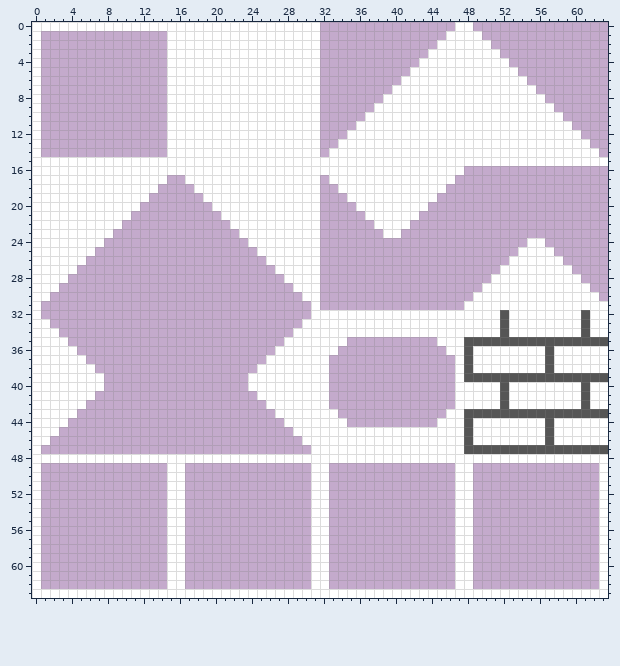
Two versions of one pixel-art sprite, tiles/tileset64x64.png. The picture above was drawn from the file before the commit.
The file is 64x64 pixels.
The result:
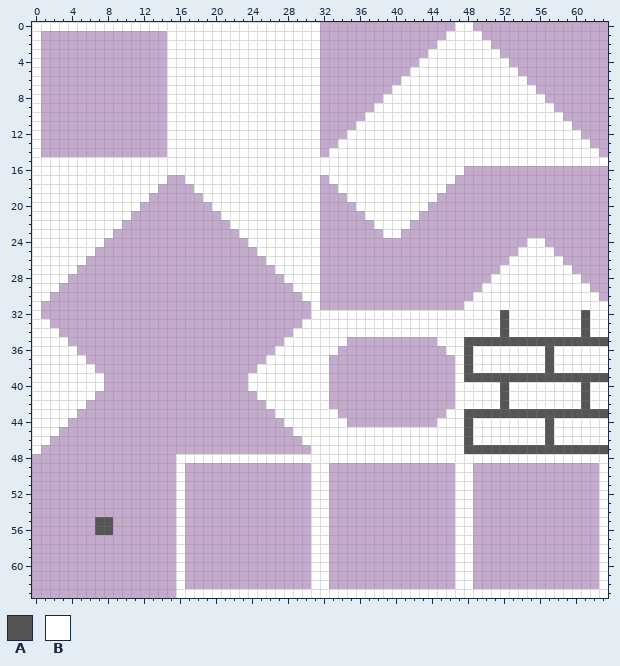
Palette (. is transparent): A #555555  B #ffffff
Change:
@@ x 0..17 @@
 47 B.................
-48 BBBBBBBBBBBBBBBBBB
-49 B..............BB.
-50 B..............BB.
-51 B..............BB.
-52 B..............BB.
-53 B..............BB.
-54 B..............BB.
-55 B..............BB.
-56 B..............BB.
-57 B..............BB.
-58 B..............BB.
-59 B..............BB.
-60 B..............BB.
-61 B..............BB.
-62 B..............BB.
-63 BBBBBBBBBBBBBBBBBB
+48 ................BB
+49 ................B.
+50 ................B.
+51 ................B.
+52 ................B.
+53 ................B.
+54 ................B.
+55 .......AA.......B.
+56 .......AA.......B.
+57 ................B.
+58 ................B.
+59 ................B.
+60 ................B.
+61 ................B.
+62 ................B.
+63 ................BB
Where, in picture pixels (left, top, right, bottom), the same in both pictures:
changed: (32, 454, 176, 598)
